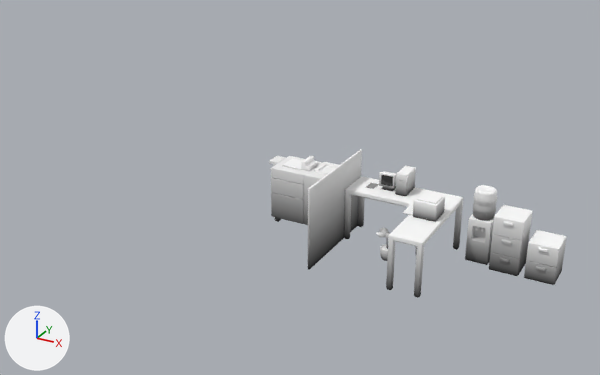
A saved change to the Blender file Assets/Meshes/Office.blend.
One viewpoint serves both versions: a 50 mm camera at (4.82, -11.87, 6.92) aimed at (-1.83, 0.21, 0.88). Lighting does not change. The marker at lower left points along +X, +Y and +Z. The picture after the commit comes second.

Names of what the first picture shows: 'Copier', 'CubicleDesk', 'CubicleSeparator', 'FileCabinet', 'FileCabinetSmall', 'PC', 'Printer', 'WaterDispenser', 'WaterDispenserJug' and 7 more.
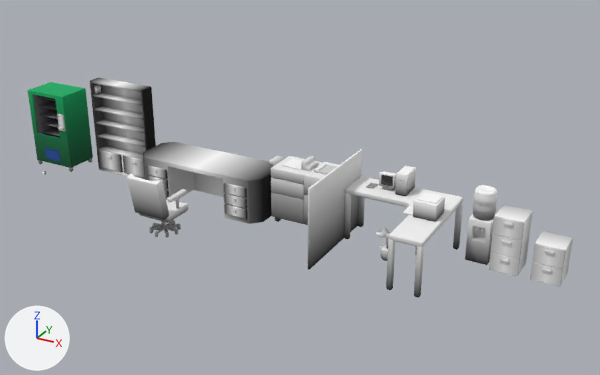
What differs and where, as boxes (x1, y1, x2, y2) in the pictures (600 x 375 px):
'LargeDesk', added: after (143, 142, 273, 224)
'Bookshelf', added: after (90, 78, 156, 179)
'VendingMachine', added (green): after (28, 82, 93, 172)
'FileCabinetSmall', reshaped, moved: before (524, 230, 567, 285); after (530, 231, 573, 287)
'NiceOfficeChair', added: after (127, 174, 188, 223)
'NiceOfficeChairFeet', added: after (149, 220, 181, 238)
'NiceOfficeChairArmRests', added: after (167, 189, 187, 209)
'Keypad', added: after (57, 114, 66, 132)
'VendingMachineHatch', added: after (47, 149, 59, 160)
'Book', added: after (94, 84, 101, 94)
part 1 of me_cube_006, reshaped: (489, 216, 524, 276) in both
part 2 of me_cube_006, surface changed: (495, 205, 532, 276) in both
part 3 of me_cube_008, reshaped: before (524, 242, 559, 285); after (530, 243, 565, 287)
part 4 of me_cube_008, surface changed: before (526, 230, 567, 285); after (535, 231, 573, 286)

Edits to the bpy script that builds the scene:
```text
Change me_cube_006:
    remove me_cube_006.from_pydata(...)  # 56 vertices, 39 faces; spans x -0.24..0.26, y -0.565..0.0, z 0.0..1.0
    add me_cube_006.from_pydata(...)  # 68 vertices, 51 faces; spans x -0.24..0.26, y -0.565..0.0, z 0.0..1.0
    me_cube_006 part 1
    12 faces are deleted
    4 vertices in x -0.07..0.09, y -0.52, z 0.9..0.95 move by (0.0, -0.01, 0.0)
    12 new vertices lie (0.25, 0.0, 0.0) away from vertices in x -0.24, y -0.53..-0.5, z 0.0..1.0
    24 new faces join them
    me_cube_006 part 2: 27 kept faces spanning x -0.24..0.26, y -0.565..0.0, z 0.0..1.0 get new texture (UV) coordinates
Change me_cube_008:
    remove me_cube_008.from_pydata(...)  # 40 vertices, 28 faces; spans x -0.24..0.26, y -0.565..0.0, z 0.0..0.67
    add me_cube_008.from_pydata(...)  # 48 vertices, 36 faces; spans x -0.24..0.26, y -0.565..0.0, z 0.0..0.67
    me_cube_008 part 3
    8 faces are deleted
    8 new vertices lie (0.25, 0.0, 0.0) away from vertices in x -0.24, y -0.53..-0.5, z 0.0..0.67
    16 new faces join them
    me_cube_008 part 4: 19 kept faces spanning x -0.24..0.26, y -0.565..0.0, z 0.0..0.67 get new texture (UV) coordinates
Change ob_filecabinetsmall:
    ob_filecabinetsmall.location: (2.5, 1.0, 0.0) -> (2.6, 1.0, 0.0)
Add ob_keypad:
    ob_keypad = bpy.data.objects.new('Keypad', me_cube_025)  # 72 vertices, 60 faces; spans x 0.3..0.47, y -0.76..-0.7, z 0.93..1.3; modifiers BEVEL
    ob_keypad.location = (-8.0, 1.0, 0.0)
Add ob_vendingmachinehatch:
    ob_vendingmachinehatch = bpy.data.objects.new('VendingMachineHatch', me_cube_024)  # a box spanning x -0.166..0.166, y 0.0..0.01, z -0.19..0.0; in mat_gradcolor (picture img_crayola_13_grad_png); modifiers BEVEL
    ob_vendingmachinehatch.location = (-8.0, 0.3, 0.41)
Add ob_vendingmachine:
    ob_vendingmachine = bpy.data.objects.new('VendingMachine', me_cube_022)  # 144 vertices, 107 faces; spans x -0.5..0.5, y -0.7..0.0, z 0.0..1.7; in mat_gradcolor (picture img_crayola_13_grad_png); modifiers BEVEL
    ob_vendingmachine.location = (-8.0, 1.0, 0.0)
Add ob_book:
    ob_book = bpy.data.objects.new('Book', me_cube_021)  # 116 vertices, 100 faces; spans x -0.03..0.03, y -0.2..0.006, z 0.0..0.3; modifiers BEVEL
    ob_book.location = (-7.0, 0.9, 1.7)
    ob_book.scale = (0.724, 0.724, 0.724)
Add ob_niceofficechairarmrests:
    ob_niceofficechairarmrests = bpy.data.objects.new('NiceOfficeChairArmRests', me_cube_020)  # 32 vertices, 20 faces; spans x -0.359..0.359, y -0.216..0.265, z 0.484..0.815; modifiers BEVEL
    ob_niceofficechairarmrests.location = (-4.0, -1.0, 0.0)
Add ob_bookshelf:
    ob_bookshelf = bpy.data.objects.new('Bookshelf', me_cube_017)  # 121 vertices, 76 faces; spans x -0.7..0.7, y -0.34..0.0, z 0.0..2.0; modifiers BEVEL
    ob_bookshelf.location = (-6.4, 1.0, 0.0)
Add ob_niceofficechairfeet:
    ob_niceofficechairfeet = bpy.data.objects.new('NiceOfficeChairFeet', me_cube_007)  # 104 vertices, 76 faces; spans x -0.291..0.291, y -0.293..0.29, z 0.0..0.432; modifiers BEVEL
    ob_niceofficechairfeet.location = (-4.0, -1.0, 0.0)
Add ob_niceofficechair:
    ob_niceofficechair = bpy.data.objects.new('NiceOfficeChair', me_cube_005)  # 56 vertices, 52 faces; spans x -0.343..0.343, y -0.558..0.31, z 0.374..1.259; modifiers BEVEL
    ob_niceofficechair.location = (-4.0, -1.0, 0.0)
Add ob_largedesk:
    ob_largedesk = bpy.data.objects.new('LargeDesk', me_cube)  # 167 vertices, 118 faces; spans x -1.4..1.4, y -0.07..1.0, z 0.0..0.9; modifiers BEVEL
    ob_largedesk.location = (-4.0, 0.0, 0.0)
```
